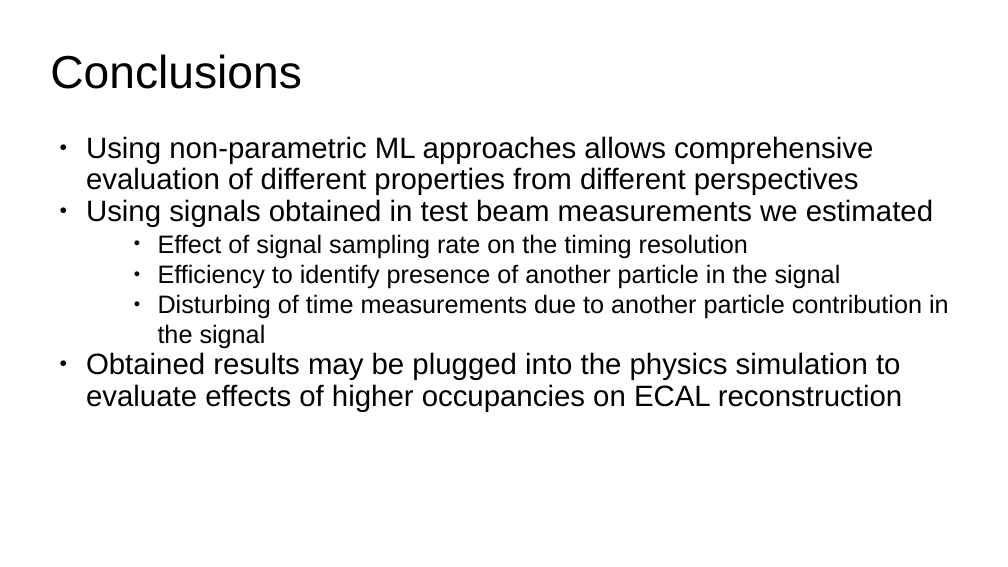
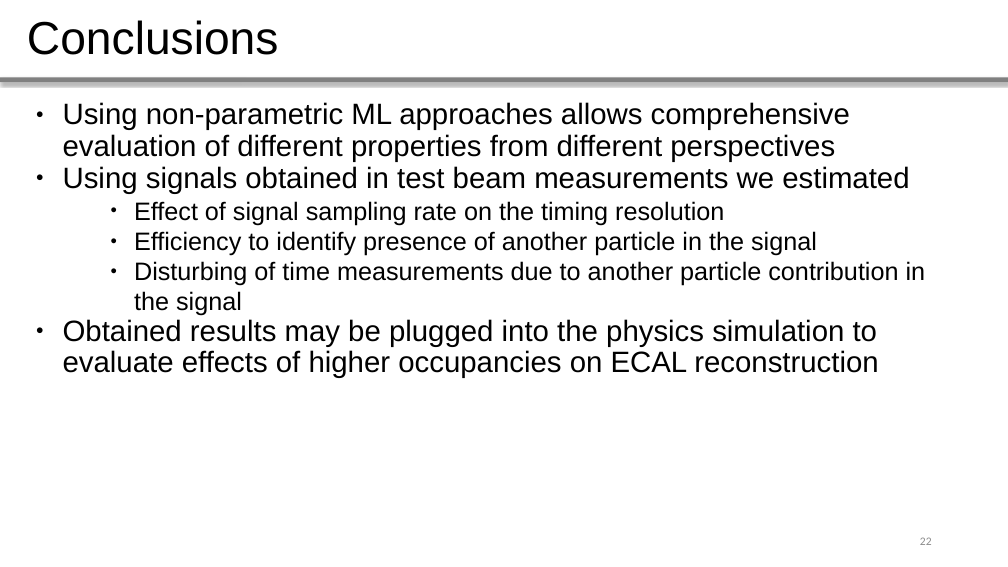
Before and after one commit to whiteRa2bit/cern_summer_project, a slide deck: slide 22 of Evaluating ECAL timing properties using test beam data.pptx (slide 23 before the commit). Drawn at 1008x567 pixels with LibreOffice and Linux fonts; fonts in the diff are those of the drawing. Boxes give left, top, right and bottom in pixels: in the first picture for what was removed or moved away, otherwise in the second. Text is boxed around its words. In the diff, an @@ line names an element or a change of style, - is before the commit and + after.

```diff
--- a/Evaluating ECAL timing properties using test beam data.pptx
+++ b/Evaluating ECAL timing properties using test beam data.pptx
@@ text "Conclusions": place and size @@
-text "Conclusions" at <box>50,54,302,89</box>
+text "Conclusions" at <box>27,20,279,55</box>
@@ line added from (0, 79) to (1008, 79), #808080 4.51 pt @@
@@ text "Using non-parametric ML approaches allows ...": place and size @@
-text "Using non-parametric ML approaches allows ..." at <box>86,136,949,411</box>
+text "Using non-parametric ML approaches allows ..." at <box>63,102,926,378</box>
@@ page number added at <box>920,537,932,545</box>, 11 pt, text #8B8B8B @@
+22
```
Also in this commit, not shown: 16 other slides changed, 6 slides added, 6 slides removed, 31 other files.
